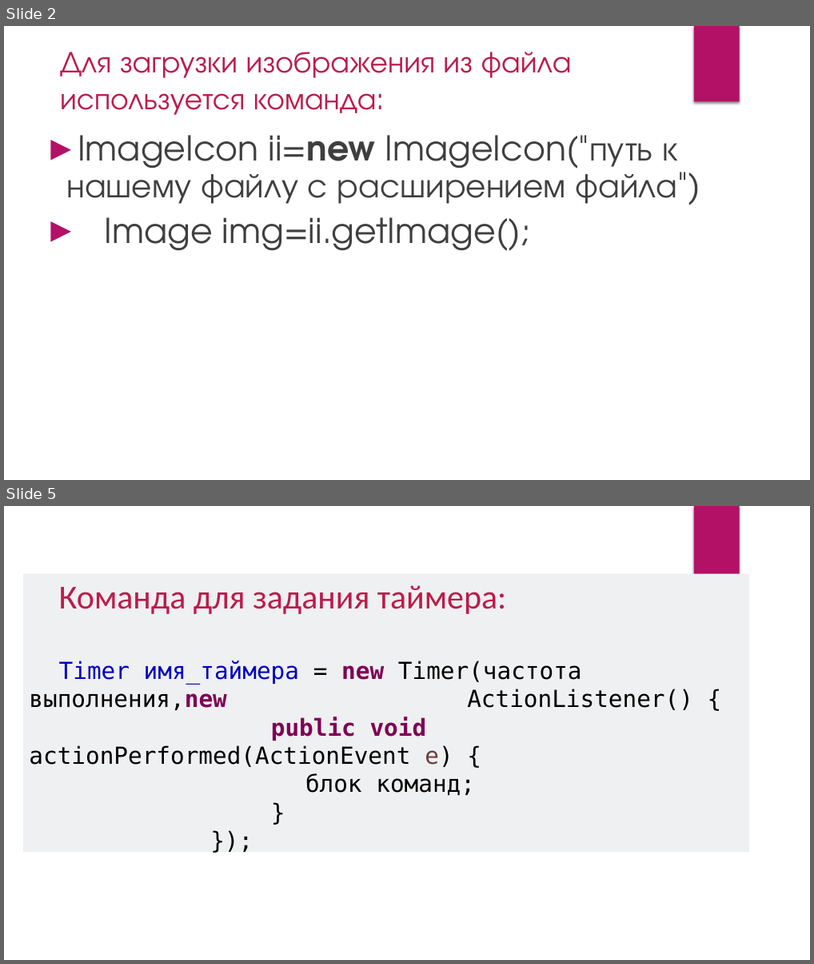
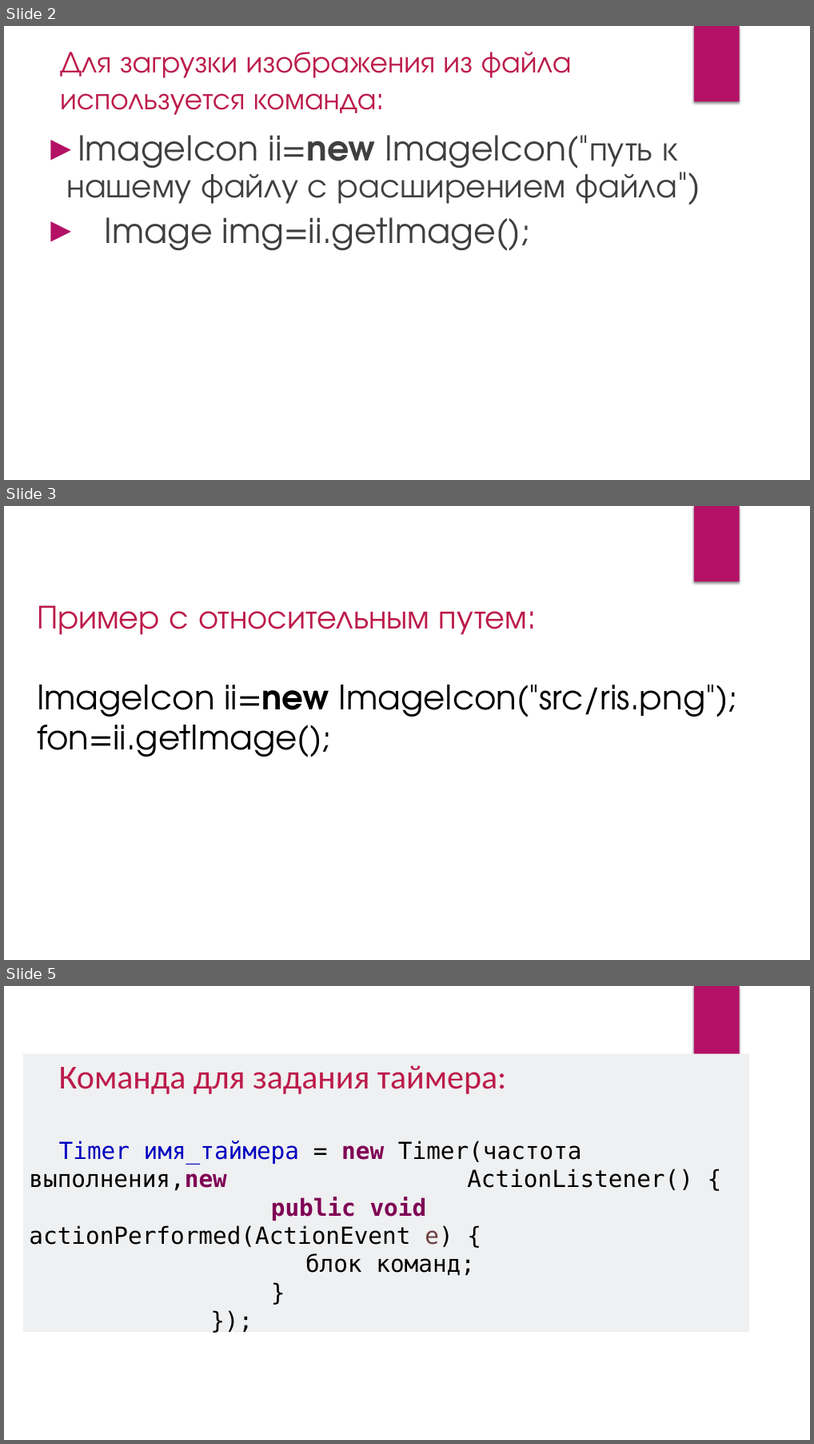
Before and after one commit to svetlanadegteva/presentation, a slide deck: модуль 1/изображения, таймер, клавиатура.pptx. Shown one above the other, each under a label of ours: slides 2 and 5 before the commit, slides 2, 3 and 5 after it; the slides between them are not shown. The pictures are 814x964 and 814x1444 pixels, drawn with LibreOffice and Linux fonts; fonts in the diff are those of the drawing. Boxes give left, top, right and bottom in pixels: in the first picture for what was removed or moved away, otherwise in the second. Text is boxed around its words. In the diff, an @@ line names an element or a change of style, - is before the commit and + after.

```diff
--- a/модуль 1/изображения, таймер, клавиатура.pptx
+++ b/модуль 1/изображения, таймер, клавиатура.pptx
@@ slide 3 added at box(4, 506, 810, 960), background #FFFFFF; not listed: 1 template element that a slide beside it also shows @@
@@ text added at box(37, 605, 738, 757), 40 pt, text #000000 @@
+Пример с относительным путем:
+ImageIcon ii=new ImageIcon("src/ris.png");
+fon=ii.getImage();
```
Also in this commit, not shown: 1 slide changed.
